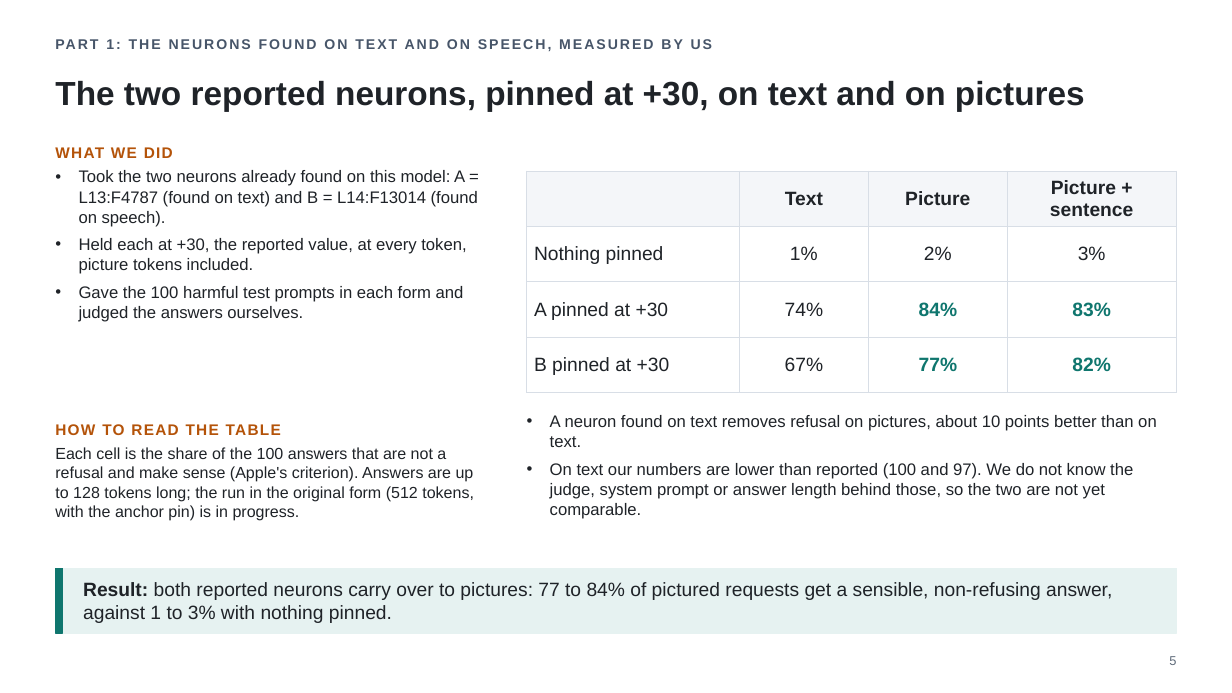
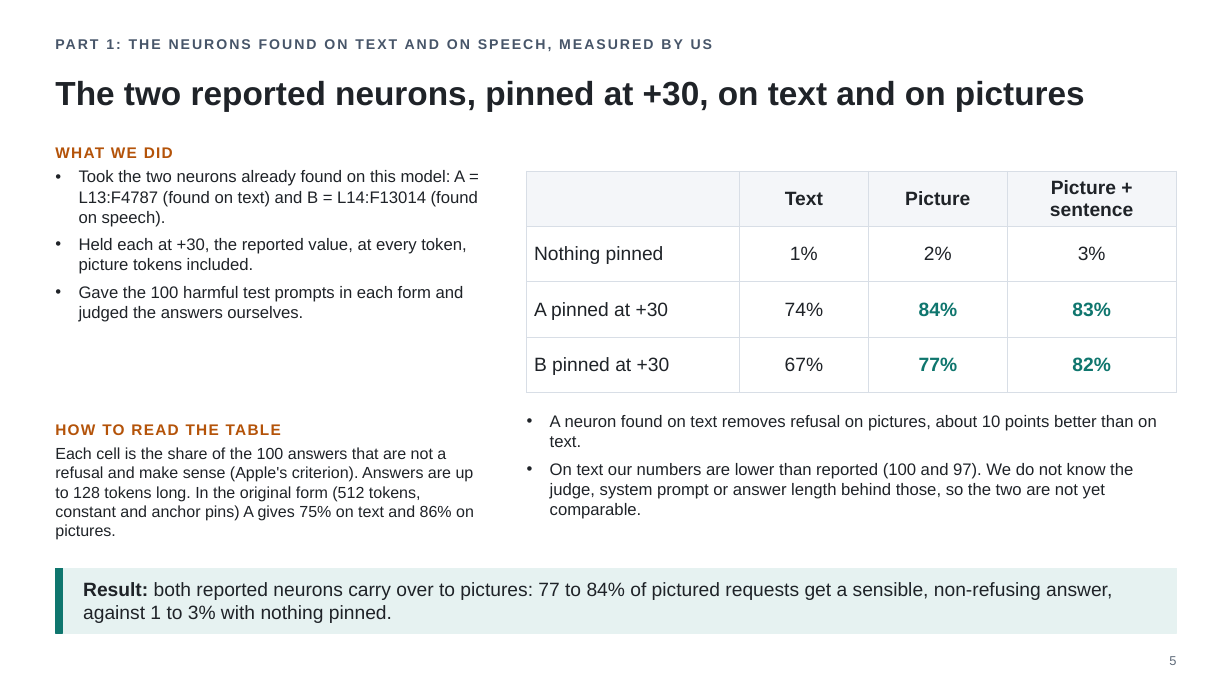
Before and after one commit to fjoad/refusal-neurons, a slide deck: slide 5 of slides/refusal_neurons_2026-11-22.pptx. Drawn at 1232x693 pixels with LibreOffice and Linux fonts; fonts in the diff are those of the drawing. Boxes give left, top, right and bottom in pixels: in the first picture for what was removed or moved away, otherwise in the second. Text is boxed around its words. In the diff, an @@ line names an element or a change of style, - is before the commit and + after.

```diff
--- a/slides/refusal_neurons_2026-11-22.pptx
+++ b/slides/refusal_neurons_2026-11-22.pptx
@@ text at (55,447,474,540): text changed @@
-Each cell is the share of the 100 answers that are not a refusal and make sense (Apple's criterion). Answers are up to 128 tokens long; the run in the original form (512 tokens, with the anchor pin) is in progress.
+Each cell is the share of the 100 answers that are not a refusal and make sense (Apple's criterion). Answers are up to 128 tokens long. In the original form (512 tokens, constant and anchor pins) A gives 75% on text and 86% on pictures.
```
Also in this commit, not shown: 2 other slides changed, 2 other files.
